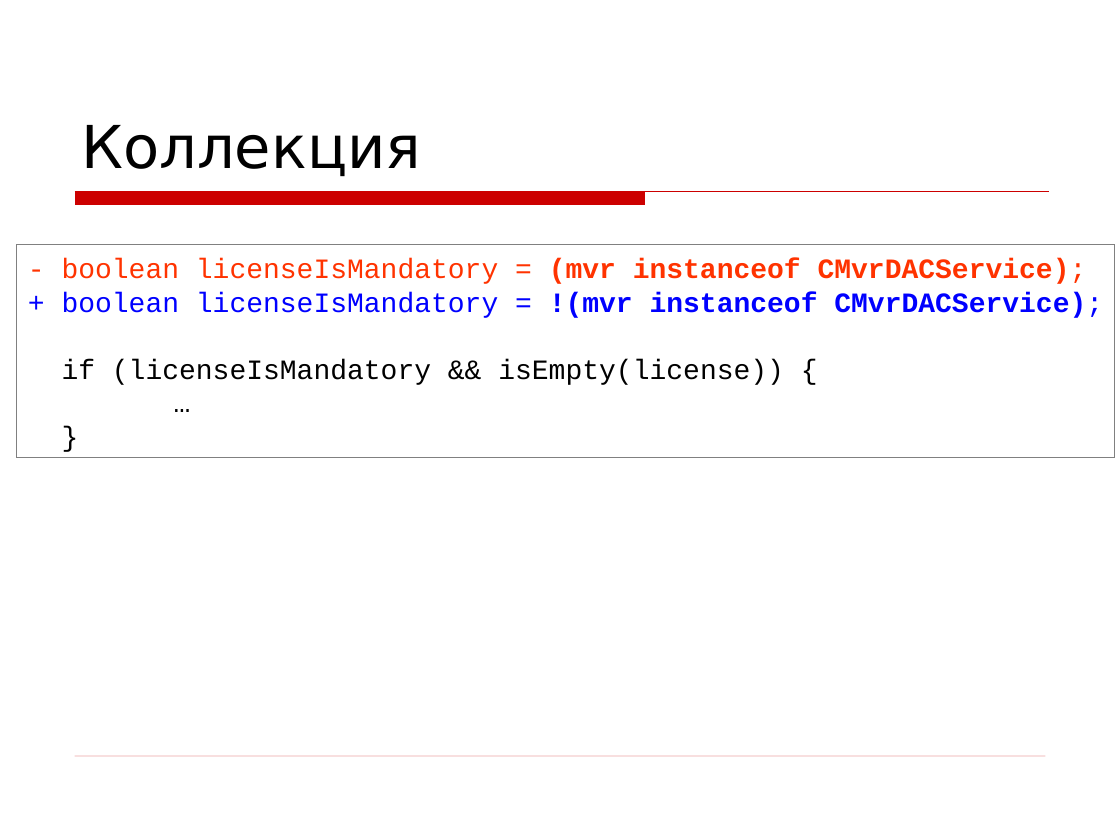
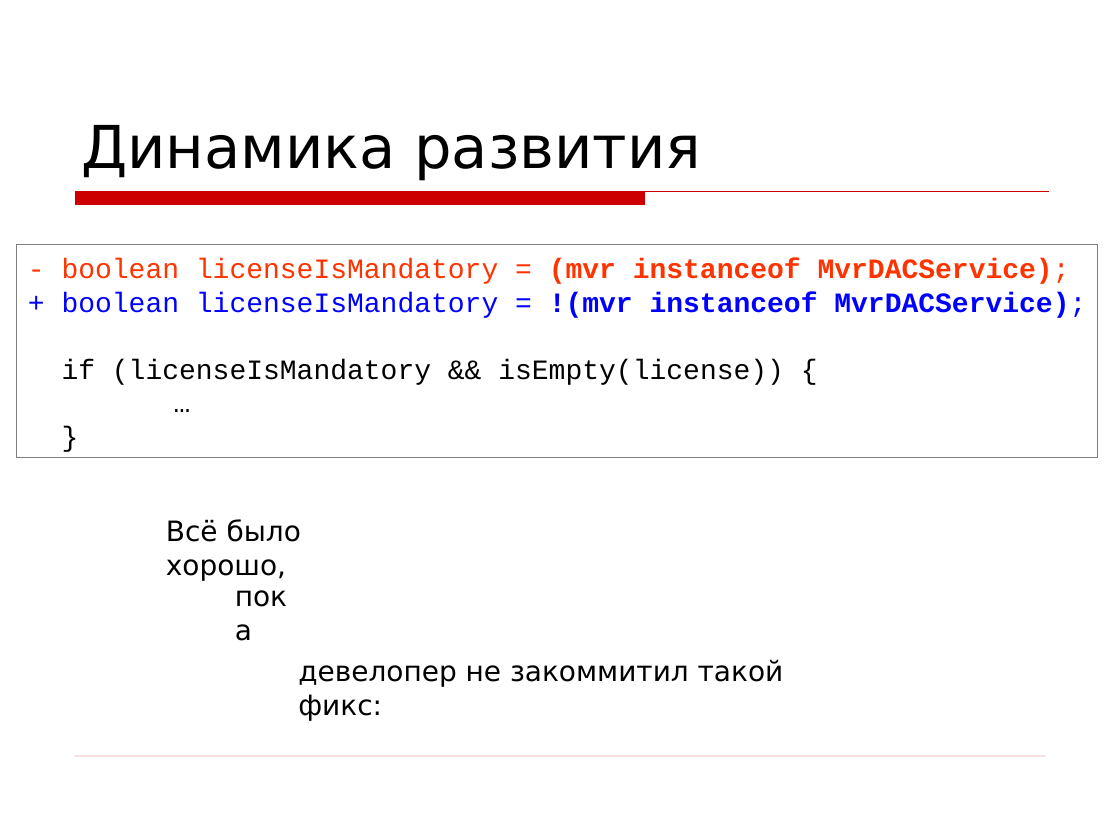
Before and after one commit to asolntsev/presentations, a slide deck: slide 23 of wtf-code/WTF_code.devclub.ru.ppt (slide 21 before the commit). Drawn at 1120x840 pixels with LibreOffice and Linux fonts; fonts in the diff are those of the drawing; background and template pictures are left out. Boxes give left, top, right and bottom in pixels: in the first picture for what was removed or moved away, otherwise in the second. Text is boxed around its words. In the diff, an @@ line names an element or a change of style, - is before the commit and + after.

```diff
--- a/wtf-code/WTF_code.devclub.ru.ppt
+++ b/wtf-code/WTF_code.devclub.ru.ppt
@@ title at [81, 125, 701, 181]: text changed @@
-Коллекция
+Динамика развития
@@ rectangle "- boolean licenseIsMandatory = (mvr ...": place and size @@
-rectangle "- boolean licenseIsMandatory = (mvr ..." at [17, 245, 1114, 458]
+rectangle "- boolean licenseIsMandatory = (mvr ..." at [17, 245, 1098, 458]
@@ text in rectangle at [62, 258, 1086, 318]: text changed @@
-- boolean licenseIsMandatory = (mvr instanceof CMvrDACService);
-+ boolean licenseIsMandatory = !(mvr instanceof CMvrDACService);
+- boolean licenseIsMandatory = (mvr instanceof MvrDACService);
++ boolean licenseIsMandatory = !(mvr instanceof MvrDACService);
@@ text added at [166, 519, 301, 581], 18 pt, text #000000 @@
+Всё было хорошо,
@@ text added at [224, 573, 311, 618], 18 pt, text #000000 @@
+пока
@@ text added at [298, 659, 784, 721], 18 pt, text #000000 @@
+девелопер не закоммитил такой фикс:
```
Also in this commit, not shown: 10 other slides changed, 2 slides added.
